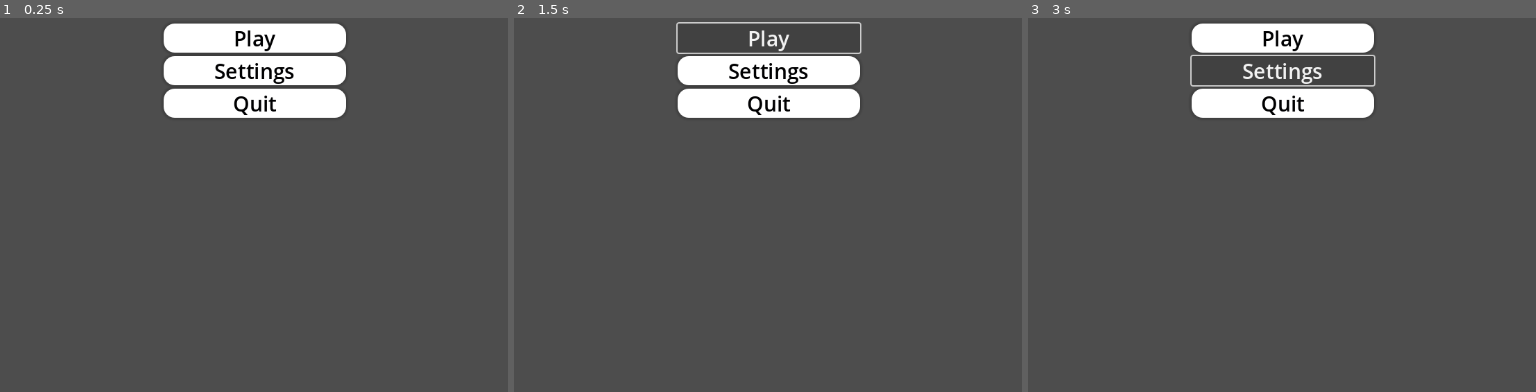
Above: before the commit, frames 1-3 (left to right).
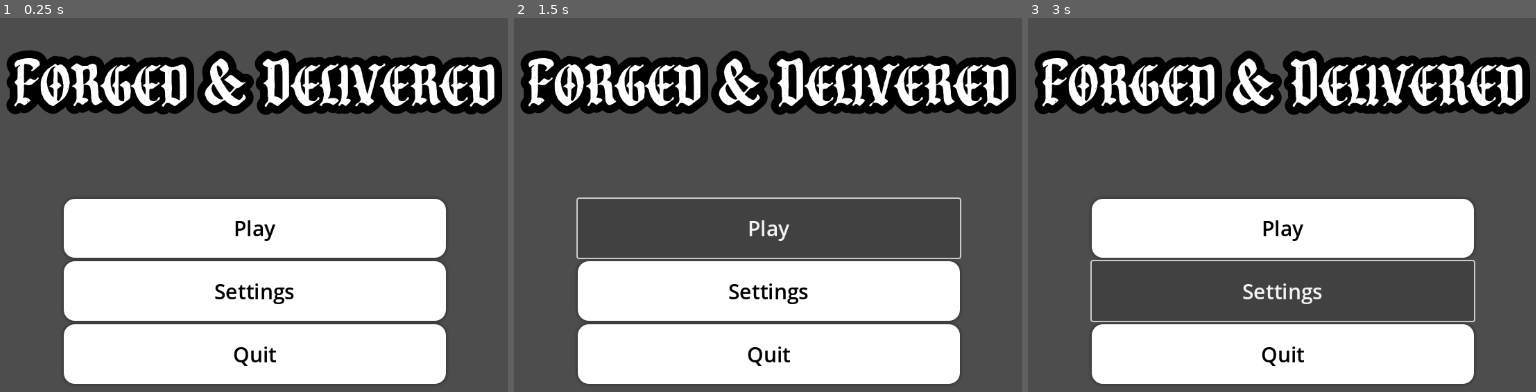
Above: after the commit, the same moments.

Repository: FishyMan1/ForgedAndDelivered
Game: Godot game, scene res://Title.tscn
Same seed, same stepped clock (60 frames per second), same inputs: the game is played once before the commit and once after it. Before the commit the project has no main scene; this scene is started directly in both runs.
Inputs:
- Up to frame 1 (0.25 s): no input
- Up to frame 2 (1.5 s): click "Play" at 0.5 s; click "Play" at 1.25 s
- Up to frame 3 (3 s): click "Play" at 2 s; click "Settings" at 2.75 s

The runs differ from the first frame. In frame 1, 52% of the frame differs, in the area x 1-99%, y 1-98%; in frame 2, 39%; in frame 3, 41%.

Commit message:
Almost finished title screen

Diff:
--- a/Title.tscn
+++ b/Title.tscn
@@ -1,4 +1,6 @@
-[gd_scene load_steps=2 format=3 uid="uid://bcrsdrmuij62i"]
+[gd_scene load_steps=3 format=3 uid="uid://bcrsdrmuij62i"]
+
+[ext_resource type="FontFile" uid="uid://bv063gn6rc2jn" path="res://Cristone.ttf" id="1_c0dwi"]
 
 [sub_resource type="StyleBoxFlat" id="StyleBoxFlat_e704d"]
 bg_color = Color(1, 1, 1, 1)
@@ -9,29 +11,50 @@
 shadow_color = Color(0, 0, 0, 0.203922)
 shadow_size = 5
 
-[node name="Control" type="Control"]
+[node name="Title" type="Control"]
 layout_mode = 3
-anchors_preset = 15
 anchor_right = 1.0
 anchor_bottom = 1.0
-offset_top = 8.0
-offset_bottom = 8.0
+offset_left = 576.0
+offset_top = 324.0
+offset_right = -576.0
+offset_bottom = -324.0
 grow_horizontal = 2
 grow_vertical = 2
 
+[node name="Label" type="Label" parent="."]
+layout_mode = 1
+anchors_preset = -1
+anchor_right = 0.5
+offset_left = -307.0
+offset_top = -315.0
+offset_right = 308.0
+offset_bottom = -135.0
+grow_horizontal = 2
+theme_override_constants/shadow_offset_y = -95
+theme_override_constants/outline_size = 45
+theme_override_fonts/font = ExtResource("1_c0dwi")
+theme_override_font_sizes/font_size = 85
+text = "Forged & Delivered"
+horizontal_alignment = 1
+vertical_alignment = 1
+
 [node name="VBoxContainer" type="VBoxContainer" parent="."]
 layout_mode = 1
-anchors_preset = 5
-anchor_left = 0.5
+anchors_preset = -1
 anchor_right = 0.5
-offset_left = -131.5
-offset_right = 131.5
-offset_bottom = 136.0
+anchor_bottom = 0.5
+offset_left = -275.5
+offset_top = -63.0
+offset_right = 275.5
+offset_bottom = 204.0
 grow_horizontal = 2
+grow_vertical = 2
 theme_override_constants/separation = 5
 
 [node name="Button" type="Button" parent="VBoxContainer"]
 layout_mode = 2
+size_flags_vertical = 3
 theme_override_colors/font_color = Color(0, 0, 0.00392157, 1)
 theme_override_font_sizes/font_size = 30
 theme_override_styles/normal = SubResource("StyleBoxFlat_e704d")
@@ -39,6 +62,7 @@
 
 [node name="Button2" type="Button" parent="VBoxContainer"]
 layout_mode = 2
+size_flags_vertical = 3
 theme_override_colors/font_color = Color(0, 0, 0.00392157, 1)
 theme_override_font_sizes/font_size = 30
 theme_override_styles/normal = SubResource("StyleBoxFlat_e704d")
@@ -46,6 +70,7 @@
 
 [node name="Button3" type="Button" parent="VBoxContainer"]
 layout_mode = 2
+size_flags_vertical = 3
 theme_override_colors/font_color = Color(0, 0, 0.00392157, 1)
 theme_override_font_sizes/font_size = 30
 theme_override_styles/normal = SubResource("StyleBoxFlat_e704d")
--- a/project.godot
+++ b/project.godot
@@ -11,5 +11,6 @@
 [application]
 
 config/name="Forged & Delivered"
+run/main_scene="uid://bcrsdrmuij62i"
 config/features=PackedStringArray("4.4", "Forward Plus")
 config/icon="res://icon.svg"
Binary file added: Cristone.ttf
Not shown, added: Cristone.ttf.import
